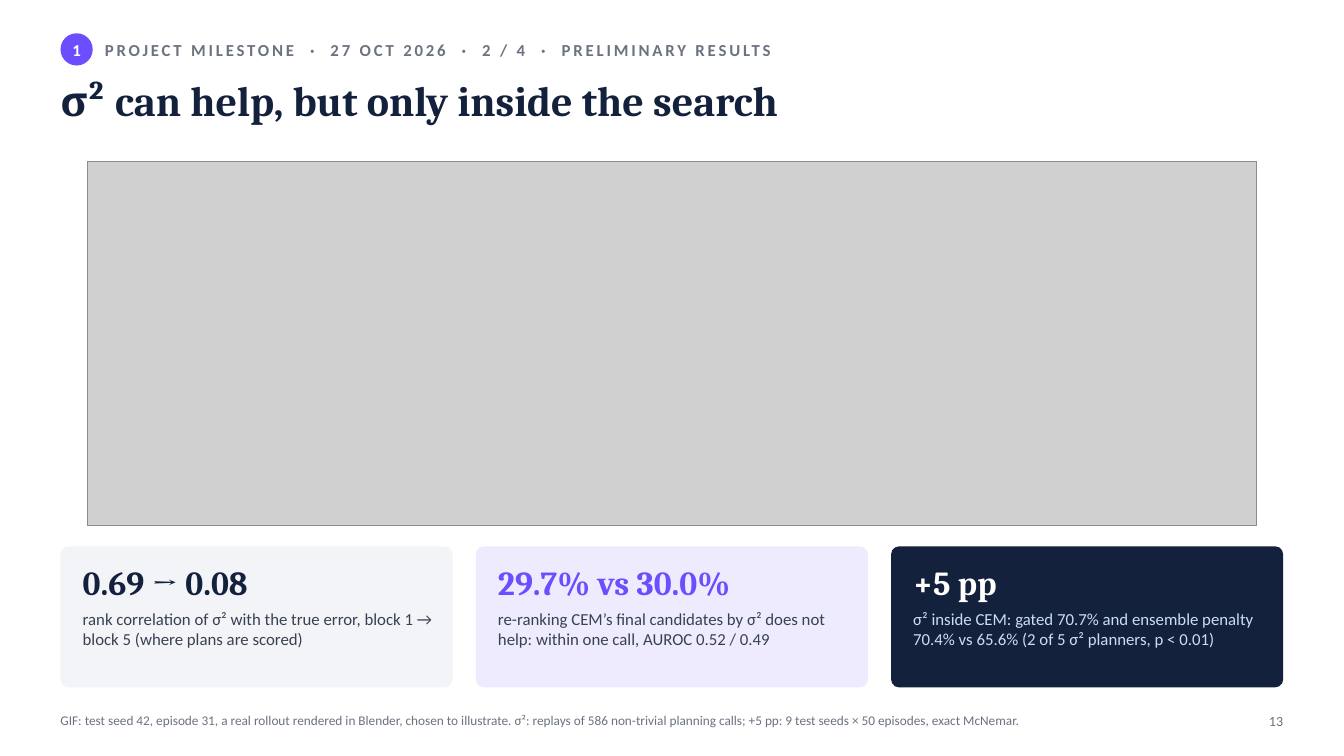
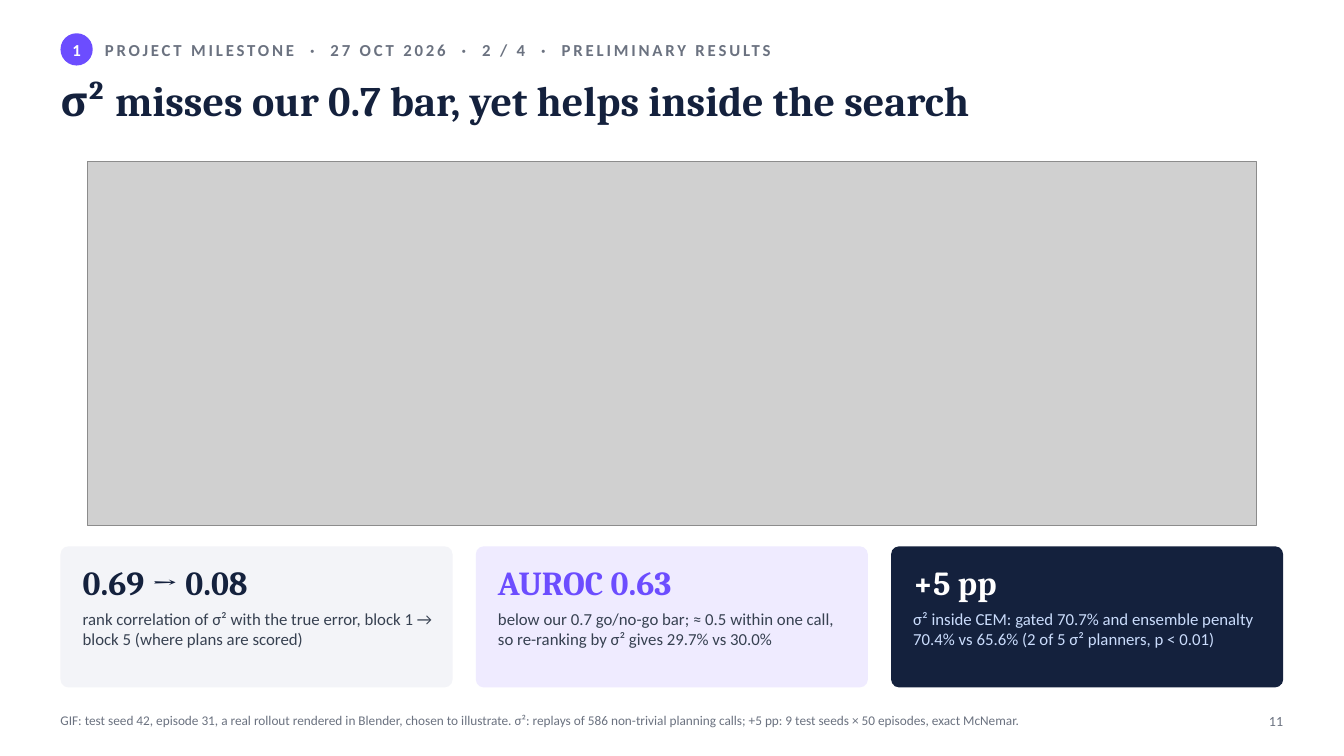
Before and after one commit to JaspinXu/uncertainty-aware-lewm, a slide deck: slide 11 of report/slides/CS5478_proposal_milestone.pptx (slide 13 before the commit). Drawn at 1344x756 pixels with LibreOffice and Linux fonts; fonts in the diff are those of the drawing; grey boxes stand for pictures. Boxes give left, top, right and bottom in pixels: in the first picture for what was removed or moved away, otherwise in the second. Text is boxed around its words. In the diff, an @@ line names an element or a change of style, - is before the commit and + after.

```diff
--- a/report/slides/CS5478_proposal_milestone.pptx
+++ b/report/slides/CS5478_proposal_milestone.pptx
@@ text at (115,86,969,126): text changed @@
-σ² can help, but only inside the search
+σ² misses our 0.7 bar, yet helps inside the search
@@ text at (498,572,672,596): text changed @@
-29.7% vs 30.0%
+AUROC 0.63
@@ text at (498,613,834,648): text changed @@
-re-ranking CEM’s final candidates by σ² does not help: within one call, AUROC 0.52 / 0.49
+below our 0.7 go/no-go bar; ≈ 0.5 within one call, so re-ranking by σ² gives 29.7% vs 30.0%
@@ text at (1269,717,1283,726): text changed @@
-13
+11
```
Also in this commit, not shown: 12 other slides changed, 2 slides removed, 2 other files.
